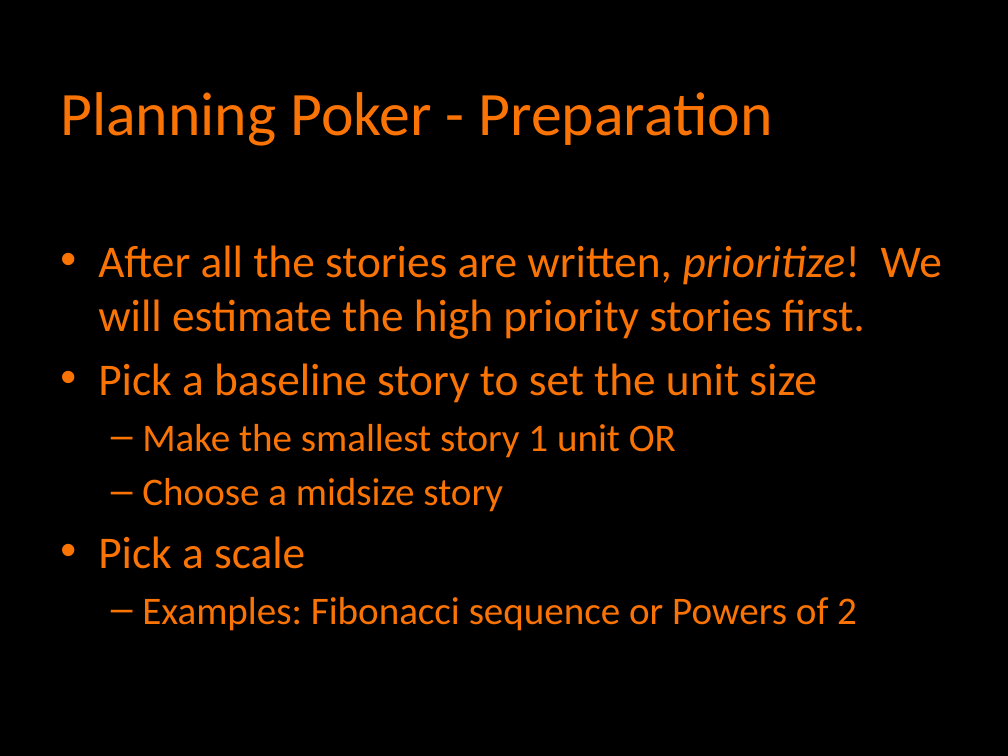
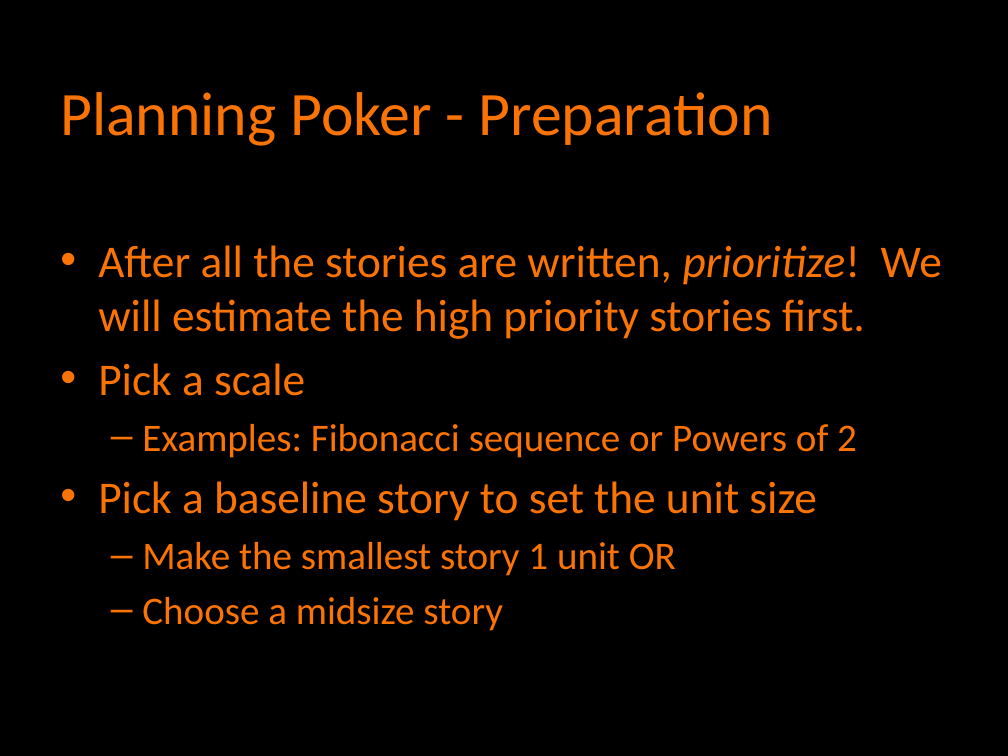
Before and after one commit to agilefire/November2010, a slide deck: slide 15 of Agile Firestarter Autumn 2010 Agile Estimation.pptx. Drawn at 1008x756 pixels with LibreOffice and Linux fonts; fonts in the diff are those of the drawing. Boxes give left, top, right and bottom in pixels: in the first picture for what was removed or moved away, otherwise in the second. Text is boxed around its words. In the diff, an @@ line names an element or a change of style, - is before the commit and + after.

```diff
--- a/Agile Firestarter Autumn 2010 Agile Estimation.pptx
+++ b/Agile Firestarter Autumn 2010 Agile Estimation.pptx
@@ text at (98,363,857,458): paragraphs added @@
+• Pick a scale
+  – Examples: Fibonacci sequence or Powers of 2
@@ text at (98,536,857,631): paragraphs removed @@
-• Pick a scale
-  – Examples: Fibonacci sequence or Powers of 2
```
Also in this commit, not shown: 7 other slides changed.
